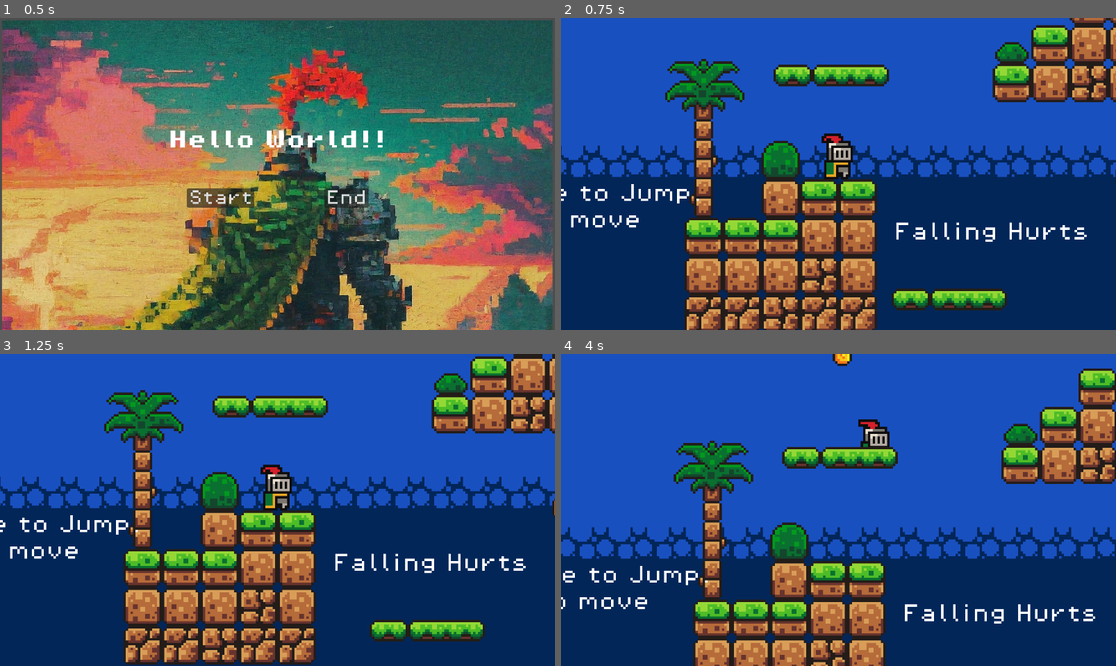
Above: before the commit, frames 1-4 (two rows, left to right).
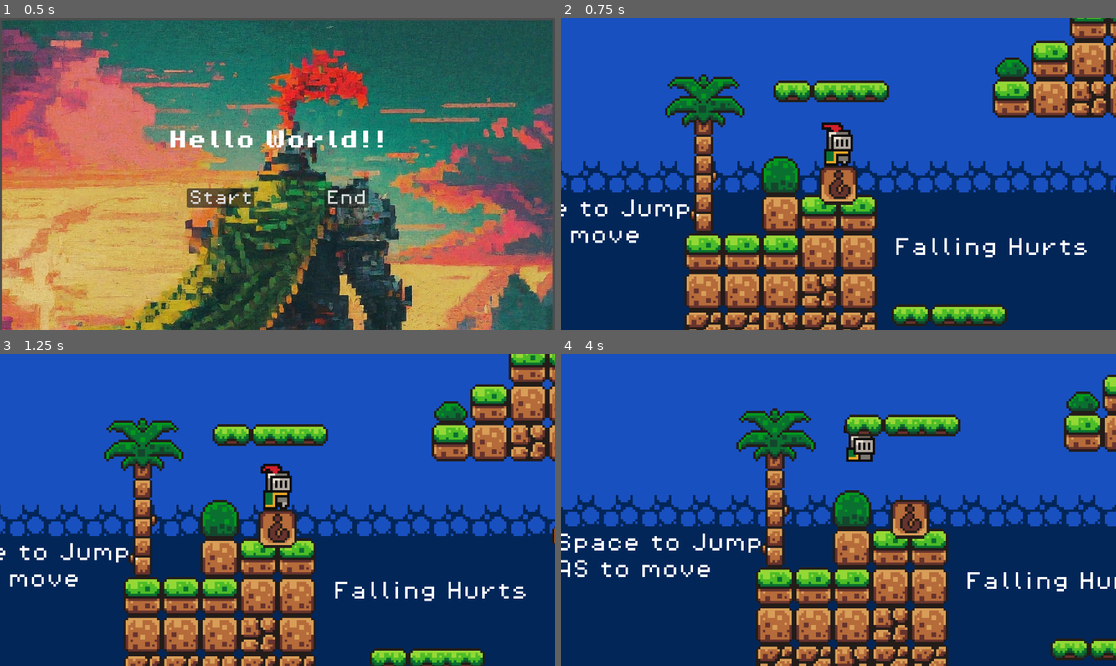
Above: after the commit, the same moments.

Repository: Unchanted/GodotPlatformer
Game: Godot game, scene res://scene/MainMenu.tscn
Same seed, same stepped clock (60 frames per second), same inputs: the game is played once before the commit and once after it.
Inputs:
- Up to frame 1 (0.5 s): no input
- Up to frame 2 (0.75 s): click "Start" at 0.5 s
- Up to frame 3 (1.25 s): no input
- Up to frame 4 (4 s): hold D (move_right) 1.28-2.78 s; tap Space (jump) at 1.52, 2.27, 3.77 s; hold A (move_left) 2.78-3.53 s; hold D (move_right) from 3.53 s (still down)

Frame 1 is identical in both runs. In frame 2, 34% of the frame differs, in the area x 0-100%, y 0-100%; in frame 3, 38%; in frame 4, 41%.

Commit message:
powerups

Diff:
--- a/scene/PauseMenu.tscn
+++ b/scene/PauseMenu.tscn
@@ -7,6 +7,33 @@
 [sub_resource type="ShaderMaterial" id="ShaderMaterial_vkmxy"]
 shader = ExtResource("2_e0tki")
 shader_parameter/lod = 0.0
+
+[sub_resource type="Animation" id="Animation_8haic"]
+length = 0.001
+tracks/0/type = "value"
+tracks/0/imported = false
+tracks/0/enabled = true
+tracks/0/path = NodePath("ColorRect:material:shader_parameter/lod")
+tracks/0/interp = 1
+tracks/0/loop_wrap = true
+tracks/0/keys = {
+"times": PackedFloat32Array(0),
+"transitions": PackedFloat32Array(1),
+"update": 0,
+"values": [0.0]
+}
+tracks/1/type = "value"
+tracks/1/imported = false
+tracks/1/enabled = true
+tracks/1/path = NodePath("PanelContainer:modulate")
+tracks/1/interp = 1
+tracks/1/loop_wrap = true
+tracks/1/keys = {
+"times": PackedFloat32Array(0),
+"transitions": PackedFloat32Array(1),
+"update": 0,
+"values": [Color(1, 1, 1, 0)]
+}
 
 [sub_resource type="Animation" id="Animation_m125u"]
 resource_name = "blur"
@@ -34,33 +61,6 @@
 "transitions": PackedFloat32Array(1, 1),
 "update": 0,
 "values": [Color(1, 1, 1, 0), Color(1, 1, 1, 1)]
-}
-
-[sub_resource type="Animation" id="Animation_8haic"]
-length = 0.001
-tracks/0/type = "value"
-tracks/0/imported = false
-tracks/0/enabled = true
-tracks/0/path = NodePath("ColorRect:material:shader_parameter/lod")
-tracks/0/interp = 1
-tracks/0/loop_wrap = true
-tracks/0/keys = {
-"times": PackedFloat32Array(0),
-"transitions": PackedFloat32Array(1),
-"update": 0,
-"values": [0.0]
-}
-tracks/1/type = "value"
-tracks/1/imported = false
-tracks/1/enabled = true
-tracks/1/path = NodePath("PanelContainer:modulate")
-tracks/1/interp = 1
-tracks/1/loop_wrap = true
-tracks/1/keys = {
-"times": PackedFloat32Array(0),
-"transitions": PackedFloat32Array(1),
-"update": 0,
-"values": [Color(1, 1, 1, 0)]
 }
 
 [sub_resource type="AnimationLibrary" id="AnimationLibrary_4korv"]
@@ -127,8 +127,8 @@
 layout_mode = 2
 theme_override_fonts/font = ExtResource("3_cqpys")
 theme_override_font_sizes/font_size = 24
-text = "Quit to
-Menu"
+text = "Quit
+"
 
 [node name="AnimationPlayer" type="AnimationPlayer" parent="."]
 libraries = {
--- a/scene/game.tscn
+++ b/scene/game.tscn
@@ -10,6 +10,7 @@
 [ext_resource type="PackedScene" uid="uid://c1qwacgj3ed2b" path="res://scene/green_slime.tscn" id="6_blp7y"]
 [ext_resource type="FontFile" uid="uid://bygaiih0k8nty" path="res://assets/fonts/PixelOperator8.ttf" id="8_mofsg"]
 [ext_resource type="PackedScene" uid="uid://cjmseqgwrs6if" path="res://scene/PauseMenu.tscn" id="10_vn0cv"]
+[ext_resource type="PackedScene" uid="uid://p34t8q83p4xs" path="res://scene/powerups.tscn" id="11_xpx6k"]
 
 [sub_resource type="TileSetAtlasSource" id="TileSetAtlasSource_sxux3"]
 texture = ExtResource("2_hrqcx")
@@ -785,3 +786,5 @@
 
 [node name="GreenSlime5" parent="enemy" instance=ExtResource("6_blp7y")]
 position = Vector2(1048, -106)
+
+[node name="powerups" parent="." instance=ExtResource("11_xpx6k")]
--- /dev/null
+++ b/scene/powerups.tscn
@@ -0,0 +1,90 @@
+[gd_scene load_steps=8 format=3 uid="uid://p34t8q83p4xs"]
+
+[ext_resource type="Script" path="res://scripts/powerups.gd" id="1_4fvqa"]
+[ext_resource type="Texture2D" uid="uid://cboccxp8y3lgl" path="res://assets/sprites/world_tileset.png" id="2_wi4aa"]
+[ext_resource type="AudioStream" uid="uid://di6ydpi1rmwif" path="res://assets/sounds/power_up.wav" id="3_0fsle"]
+
+[sub_resource type="RectangleShape2D" id="RectangleShape2D_34krh"]
+size = Vector2(16, 16)
+
+[sub_resource type="Animation" id="Animation_1wqff"]
+length = 0.001
+tracks/0/type = "value"
+tracks/0/imported = false
+tracks/0/enabled = true
+tracks/0/path = NodePath(".:position")
+tracks/0/interp = 1
+tracks/0/loop_wrap = true
+tracks/0/keys = {
+"times": PackedFloat32Array(0),
+"transitions": PackedFloat32Array(1),
+"update": 0,
+"values": [Vector2(0, 0)]
+}
+tracks/1/type = "value"
+tracks/1/imported = false
+tracks/1/enabled = true
+tracks/1/path = NodePath(".:rotation")
+tracks/1/interp = 1
+tracks/1/loop_wrap = true
+tracks/1/keys = {
+"times": PackedFloat32Array(0),
+"transitions": PackedFloat32Array(1),
+"update": 0,
+"values": [3.14159]
+}
+
+[sub_resource type="Animation" id="Animation_dn886"]
+resource_name = "triggered"
+length = 1.5
+tracks/0/type = "value"
+tracks/0/imported = false
+tracks/0/enabled = true
+tracks/0/path = NodePath(".:position")
+tracks/0/interp = 1
+tracks/0/loop_wrap = true
+tracks/0/keys = {
+"times": PackedFloat32Array(0, 0.5, 1.5),
+"transitions": PackedFloat32Array(1, 1, 1),
+"update": 0,
+"values": [Vector2(0, 0), Vector2(0, -8), Vector2(0, 0)]
+}
+tracks/1/type = "value"
+tracks/1/imported = false
+tracks/1/enabled = true
+tracks/1/path = NodePath(".:rotation")
+tracks/1/interp = 1
+tracks/1/loop_wrap = true
+tracks/1/keys = {
+"times": PackedFloat32Array(0.5, 0.7, 1),
+"transitions": PackedFloat32Array(1, 1, 1),
+"update": 0,
+"values": [0.0, 3.14159, 0.0]
+}
+
+[sub_resource type="AnimationLibrary" id="AnimationLibrary_ux1wh"]
+_data = {
+"RESET": SubResource("Animation_1wqff"),
+"triggered": SubResource("Animation_dn886")
+}
+
+[node name="powerups" type="AnimatableBody2D"]
+rotation = 3.14159
+script = ExtResource("1_4fvqa")
+
+[node name="CollisionShape2D" type="CollisionShape2D" parent="."]
+shape = SubResource("RectangleShape2D_34krh")
+
+[node name="Sprite2D" type="Sprite2D" parent="."]
+texture = ExtResource("2_wi4aa")
+region_enabled = true
+region_rect = Rect2(-0.0693054, 31.6364, 16.1763, 16.1744)
+
+[node name="AnimationPlayer" type="AnimationPlayer" parent="."]
+libraries = {
+"": SubResource("AnimationLibrary_ux1wh")
+}
+
+[node name="AudioStreamPlayer2D" type="AudioStreamPlayer2D" parent="."]
+stream = ExtResource("3_0fsle")
+bus = &"SFX"
--- a/scripts/pause_menu.gd
+++ b/scripts/pause_menu.gd
@@ -27,7 +27,7 @@
 
 
 func _on_quit_pressed():
-	get_tree().quit()
+	get_tree().change_scene_to_file("res://scene/MainMenu.tscn")
 
 func _process(delta):
 	testEsc()
--- /dev/null
+++ b/scripts/powerups.gd
@@ -0,0 +1,8 @@
+extends AnimatableBody2D
+
+
+@onready var animation_player = $AnimationPlayer
+
+
+func _on_body_entered(_body):
+	animation_player.play("triggered")
Not shown: 1 places in scene/game.tscn that only renumber resources
